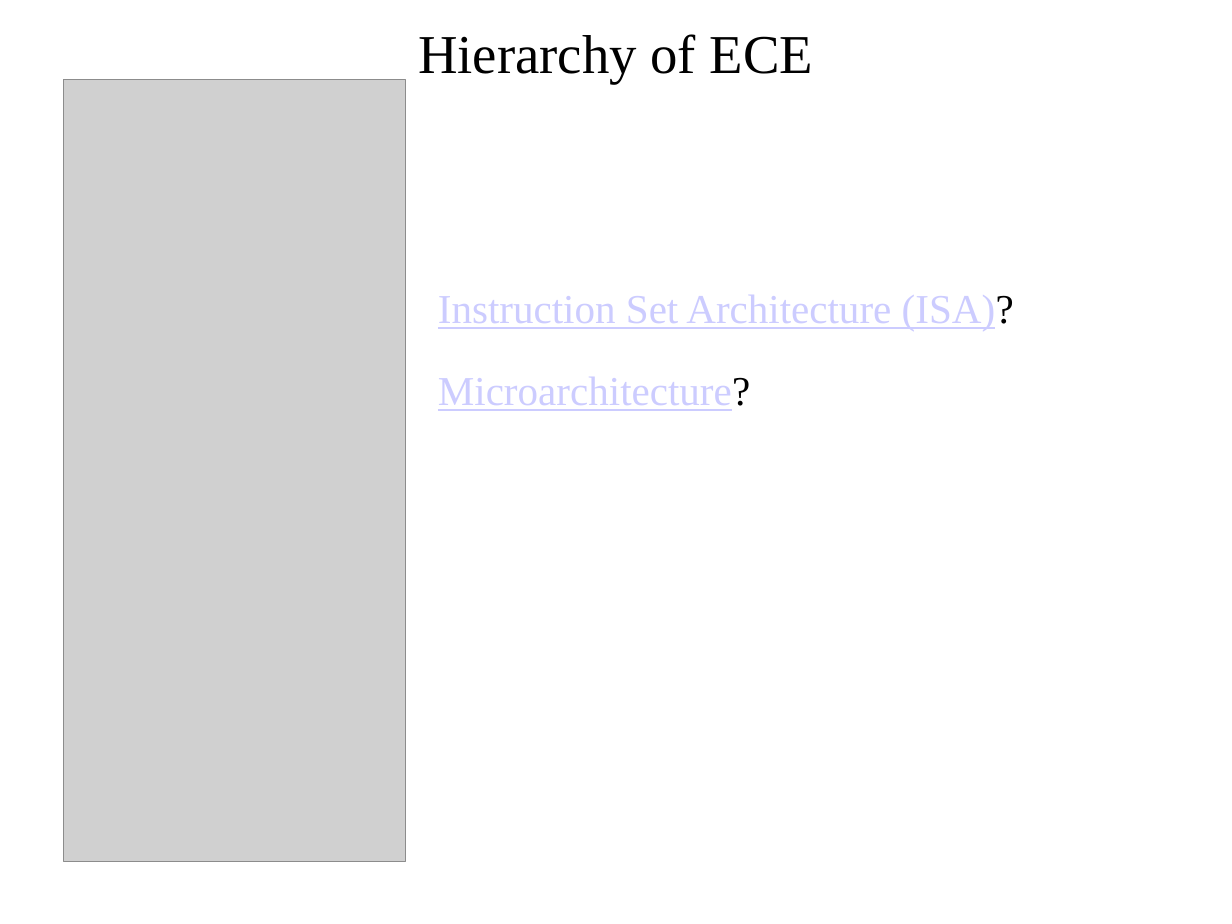
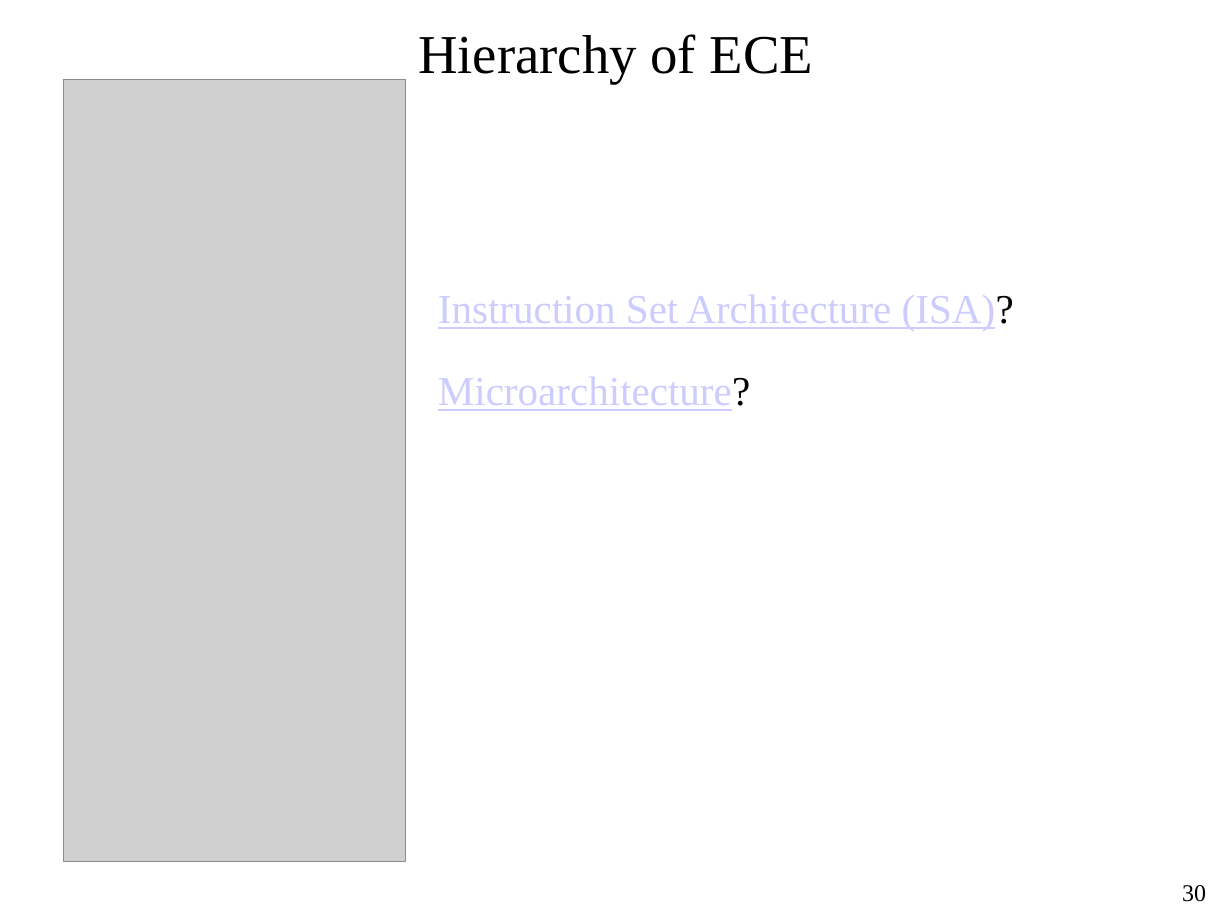
Before and after one commit to pw4rn3r/ECE382, a slide deck: slide 30 of notes/L1/Lsn1.pptx (slide 14 before the commit). Drawn at 1232x924 pixels with LibreOffice and Linux fonts; fonts in the diff are those of the drawing; grey boxes stand for pictures. Boxes give left, top, right and bottom in pixels: in the first picture for what was removed or moved away, otherwise in the second. Text is boxed around its words. In the diff, an @@ line names an element or a change of style, - is before the commit and + after.

```diff
--- a/notes/L1/Lsn1.pptx
+++ b/notes/L1/Lsn1.pptx
@@ page number added at bbox=[1182, 885, 1206, 902], 14 pt, text #000000 @@
+30
```
Also in this commit, not shown: 12 other slides changed, 22 slides added, 4 slides removed.
